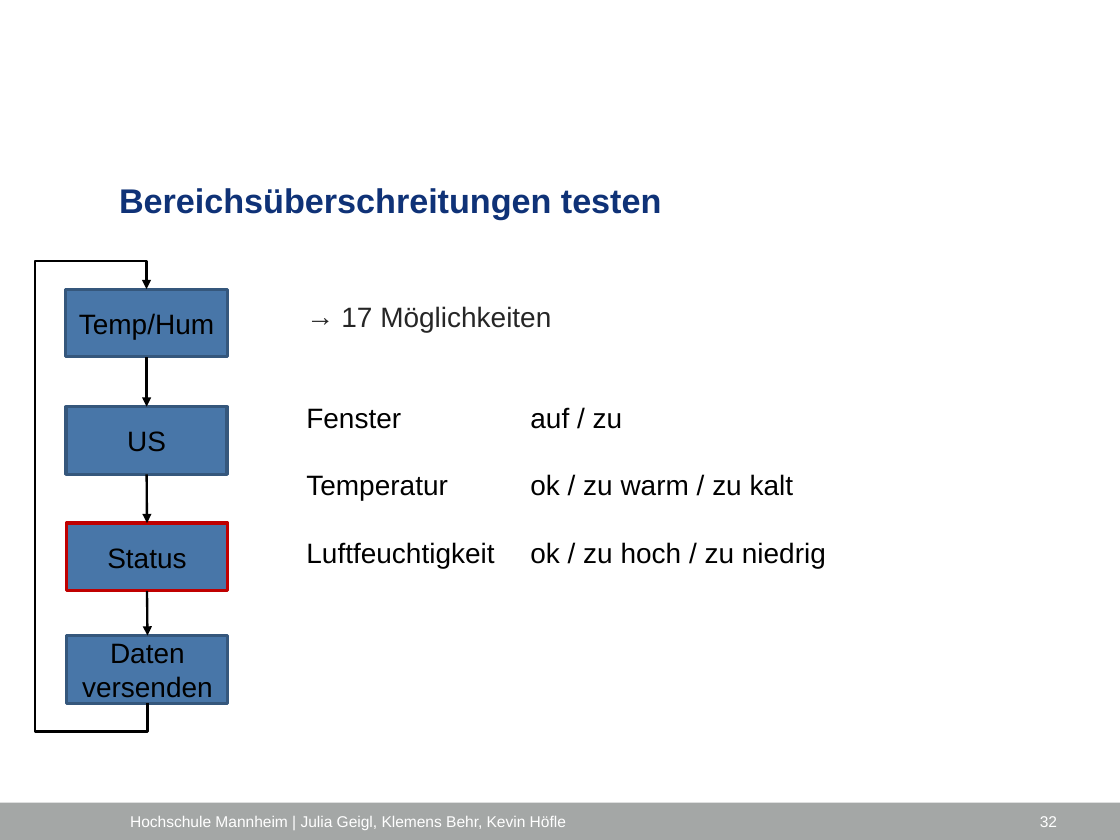
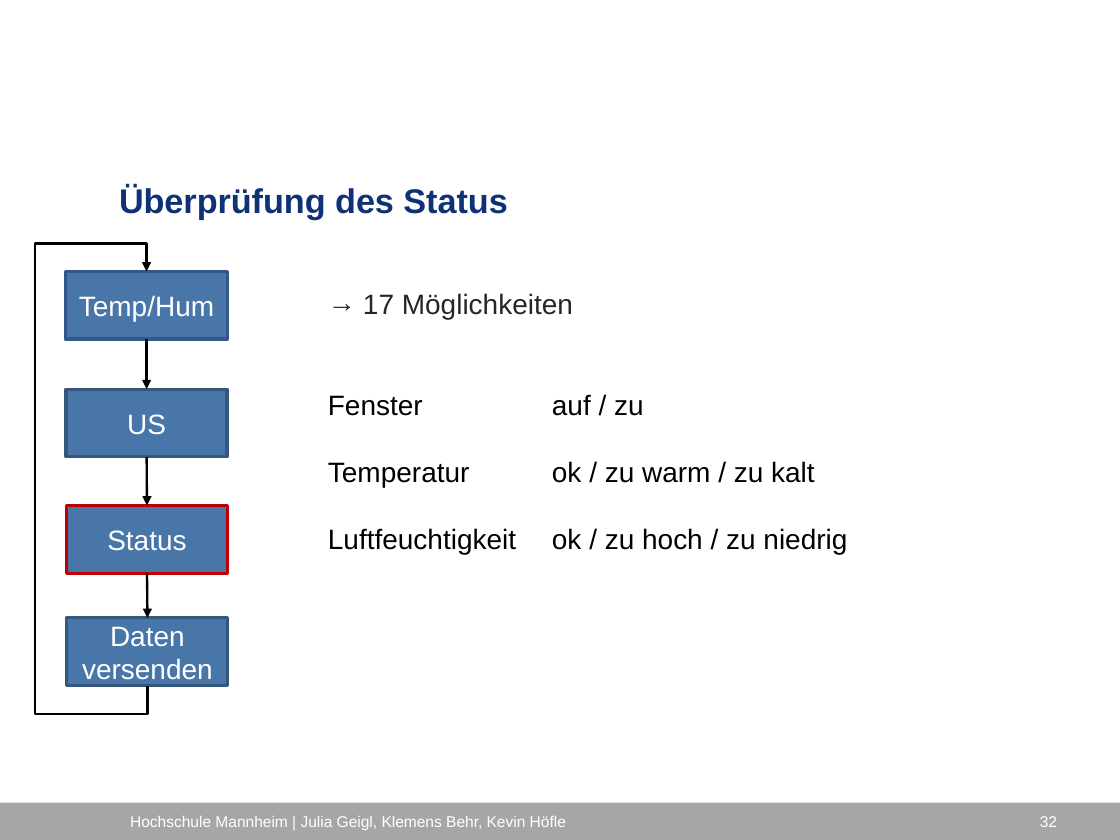
Before and after one commit to ProjektlaborEmbeddedSecurity/Presentation, a slide deck: slide 32 of PES_FH_VERS.pptx. Drawn at 1120x840 pixels with LibreOffice and Linux fonts; fonts in the diff are those of the drawing; background and template pictures are left out. Boxes give left, top, right and bottom in pixels: in the first picture for what was removed or moved away, otherwise in the second. Text is boxed around its words. In the diff, an @@ line names an element or a change of style, - is before the commit and + after.

```diff
--- a/PES_FH_VERS.pptx
+++ b/PES_FH_VERS.pptx
@@ title at (x1=119, y1=185, x2=507, y2=219): text changed @@
-Bereichsüberschreitungen testen
+Überprüfung des Status
@@ rectangle "Temp/Hum" at (x1=66, y1=271, x2=228, y2=338): text colour #000000 to #FFFFFF; outline #35577C 2 pt to #32578A 2.25 pt @@
@@ text "17 Möglichkeiten" moved from (x1=306, y1=306, x2=826, y2=568) to (x1=328, y1=293, x2=847, y2=554) @@
@@ rectangle "US" at (x1=66, y1=389, x2=227, y2=456): text colour #000000 to #FFFFFF @@
@@ rectangle "Status" at (x1=66, y1=505, x2=227, y2=572): text colour #000000 to #FFFFFF; outline #C00000 2.25 pt to #C00000 2 pt @@
@@ 3 rectangles, 3 arrows, 1 elbow arrow moved together from (x1=38, y1=261, x2=228, y2=731) to (x1=38, y1=243, x2=228, y2=713) @@
@@ rectangle "Daten versenden" moved from (x1=67, y1=635, x2=228, y2=702) to (x1=67, y1=618, x2=228, y2=685) @@
@@ rectangle "Daten versenden" at (x1=67, y1=618, x2=228, y2=685): text colour #000000 to #FFFFFF @@
```
Also in this commit, not shown: 15 other slides changed, 1 slide added.
